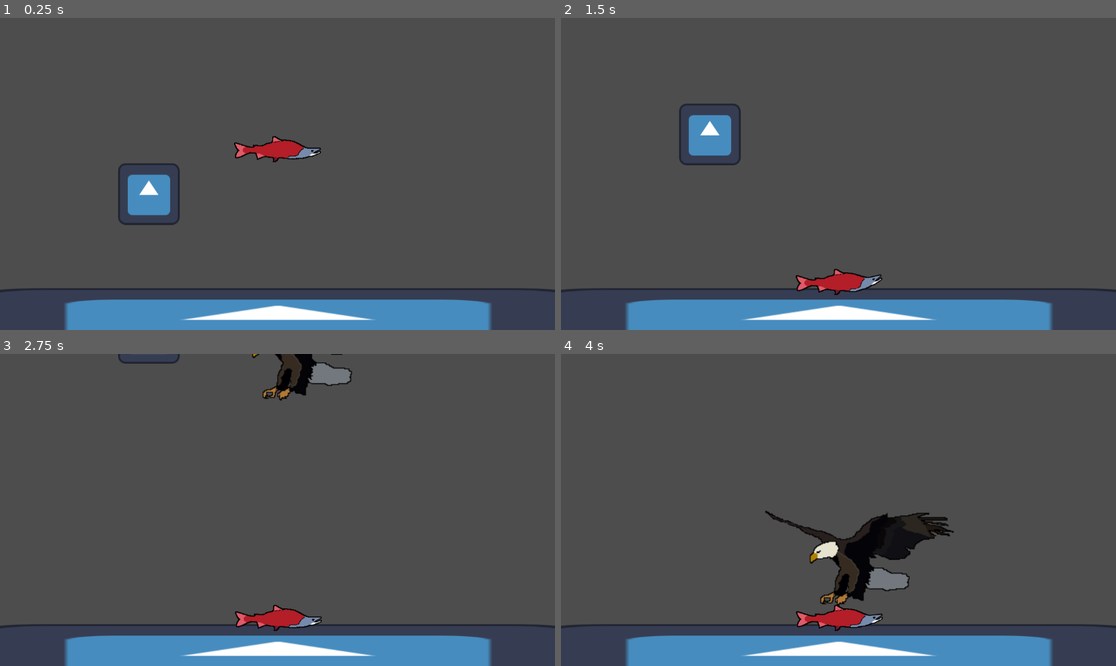
Above: before the commit, frames 1-4 (two rows, left to right).
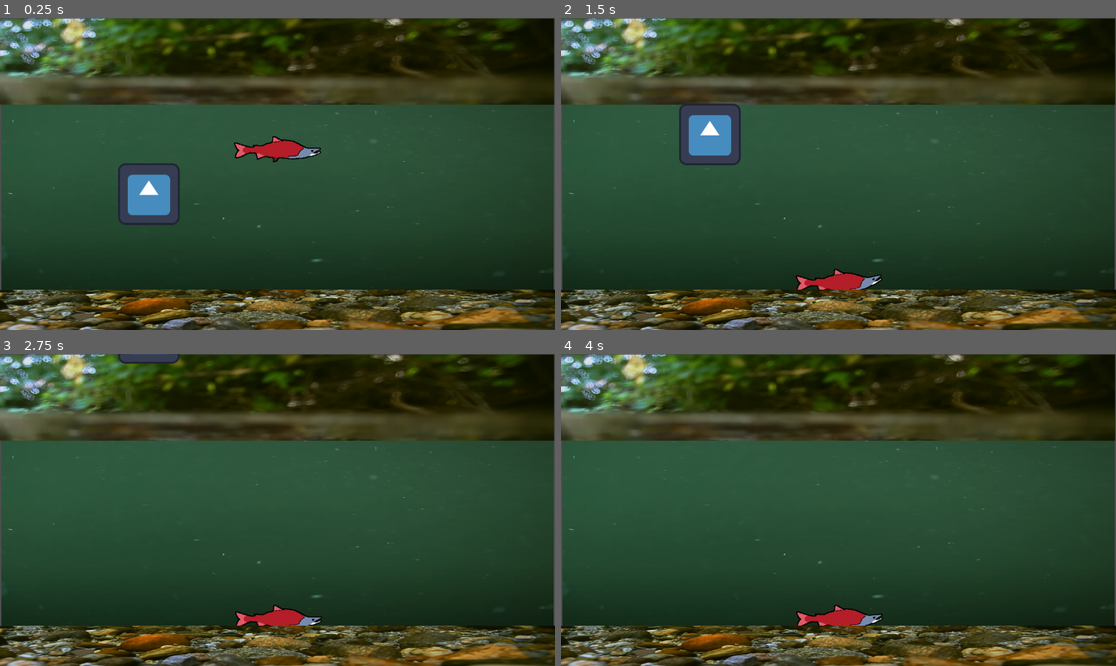
Above: after the commit, the same moments.

Repository: BurntPineapple52/FishGame
Game: Godot game, scene res://scenes/stages/tutorial_zone.tscn
Same seed, same stepped clock (60 frames per second), same inputs: the game is played once before the commit and once after it. Before the commit the project starts from res://scenes/stages/test_stage.tscn. The engine's default icon, where the game draws it, is replaced by a stand-in: a white triangle on a blue panel in a dark square.
Inputs:
- Up to frame 1 (0.25 s): no input
- Up to frame 2 (1.5 s): tap E (f) at 0.6 s; tap U (l) at 0.8, 1.35 s
- Up to frame 3 (2.75 s): tap , (o) at 1.55, 2.1 s; tap R (p) at 2.3 s
- Up to frame 4 (4 s): tap R (p) at 2.85 s; tap E (f) at 3.05, 3.6 s; tap U (l) at 3.8 s

The runs differ from the first frame. In frame 1, 95% of the frame differs, in the area x 0-100%, y 0-100%; in frame 2, 95%; in frame 3, 96%; in frame 4, 97%.

Commit message:
background placeholder
floor, background, and air/sky images in a new tutorial scene

Diff:
--- a/project.godot
+++ b/project.godot
@@ -11,7 +11,7 @@
 [application]
 
 config/name="FishGame"
-run/main_scene="res://scenes/stages/test_stage.tscn"
+run/main_scene="res://scenes/stages/tutorial_zone.tscn"
 config/features=PackedStringArray("4.2", "GL Compatibility")
 config/icon="res://icon.svg"
 
--- /dev/null
+++ b/scenes/stages/tutorial_zone.tscn
@@ -0,0 +1,85 @@
+[gd_scene load_steps=14 format=3 uid="uid://dh2k5ulcaaaqg"]
+
+[ext_resource type="Texture2D" uid="uid://t087xbgaaapk" path="res://icon.svg" id="1_ckqrl"]
+[ext_resource type="Texture2D" uid="uid://bygfk0u7pdhho" path="res://assets/rocky_floor_pic.PNG" id="1_o28c1"]
+[ext_resource type="Script" path="res://scripts/RigidBody2DTest.gd" id="2_77t2g"]
+[ext_resource type="Texture2D" uid="uid://c72t1vfyicj86" path="res://assets/water_background.png" id="2_g2774"]
+[ext_resource type="PackedScene" uid="uid://dp4f40grjhffn" path="res://scenes/units/fish_guy3.tscn" id="3_3q2mp"]
+[ext_resource type="Texture2D" uid="uid://njclc4w42c0v" path="res://assets/tree_background.png" id="3_l8tin"]
+[ext_resource type="Script" path="res://scripts/gravflip.gd" id="4_dl8n5"]
+[ext_resource type="Texture2D" uid="uid://bqviqm8vnne3y" path="res://assets/sprites/enemies/eagle.png" id="5_4cu8i"]
+[ext_resource type="Script" path="res://scripts/TempEagle.gd" id="6_fy6sr"]
+[ext_resource type="AudioStream" uid="uid://5bgvektiwdc" path="res://assets/audio/eagle_scream.mp3" id="7_f0yd8"]
+
+[sub_resource type="RectangleShape2D" id="RectangleShape2D_thbab"]
+size = Vector2(128, 128)
+
+[sub_resource type="RectangleShape2D" id="RectangleShape2D_wgud8"]
+size = Vector2(128, 126)
+
+[sub_resource type="RectangleShape2D" id="RectangleShape2D_kuasl"]
+size = Vector2(286, 210)
+
+[node name="TestStage" type="Node2D"]
+
+[node name="Floor" type="StaticBody2D" parent="."]
+position = Vector2(577, 625)
+scale = Vector2(10, 1)
+
+[node name="CollisionShape2D" type="CollisionShape2D" parent="Floor"]
+shape = SubResource("RectangleShape2D_thbab")
+
+[node name="Sprite2D" type="Sprite2D" parent="Floor"]
+z_index = 1
+position = Vector2(-0.149999, -18.5)
+scale = Vector2(0.0841224, 0.334646)
+texture = ExtResource("1_o28c1")
+
+[node name="Sprite2D2" type="Sprite2D" parent="Floor"]
+position = Vector2(-0.0750027, -246.719)
+scale = Vector2(0.0820559, 0.393867)
+texture = ExtResource("2_g2774")
+
+[node name="Sprite2D3" type="Sprite2D" parent="Floor"]
+position = Vector2(-0.25, -534.5)
+scale = Vector2(0.0798197, 0.512894)
+texture = ExtResource("3_l8tin")
+
+[node name="RigidBody2D" type="RigidBody2D" parent="."]
+position = Vector2(309, 369)
+script = ExtResource("2_77t2g")
+metadata/_edit_group_ = true
+
+[node name="CollisionShape2D" type="CollisionShape2D" parent="RigidBody2D"]
+shape = SubResource("RectangleShape2D_wgud8")
+
+[node name="Sprite2D" type="Sprite2D" parent="RigidBody2D"]
+texture = ExtResource("1_ckqrl")
+
+[node name="FishGuy" parent="." instance=ExtResource("3_3q2mp")]
+position = Vector2(580, 247)
+
+[node name="gravflip" type="Node2D" parent="."]
+script = ExtResource("4_dl8n5")
+
+[node name="RigidBody2D2" type="RigidBody2D" parent="."]
+visible = false
+position = Vector2(628, -1686)
+gravity_scale = 0.5
+metadata/_edit_group_ = true
+
+[node name="TempEagle" type="Sprite2D" parent="RigidBody2D2"]
+visible = false
+scale = Vector2(1.8, 1.8)
+texture = ExtResource("5_4cu8i")
+script = ExtResource("6_fy6sr")
+
+[node name="AudioStreamPlayer2D" type="AudioStreamPlayer2D" parent="RigidBody2D2/TempEagle"]
+visible = false
+scale = Vector2(0.5, 0.5)
+stream = ExtResource("7_f0yd8")
+
+[node name="CollisionShape2D" type="CollisionShape2D" parent="RigidBody2D2"]
+visible = false
+position = Vector2(-1, 0)
+shape = SubResource("RectangleShape2D_kuasl")
Binary file added: assets/rocky_floor_pic.PNG
Not shown, added: assets/rocky_floor_pic.PNG.import
Binary file added: assets/tree_background.png
Not shown, added: assets/tree_background.png.import
Binary file added: assets/water_background.png
Not shown, added: assets/water_background.png.import
